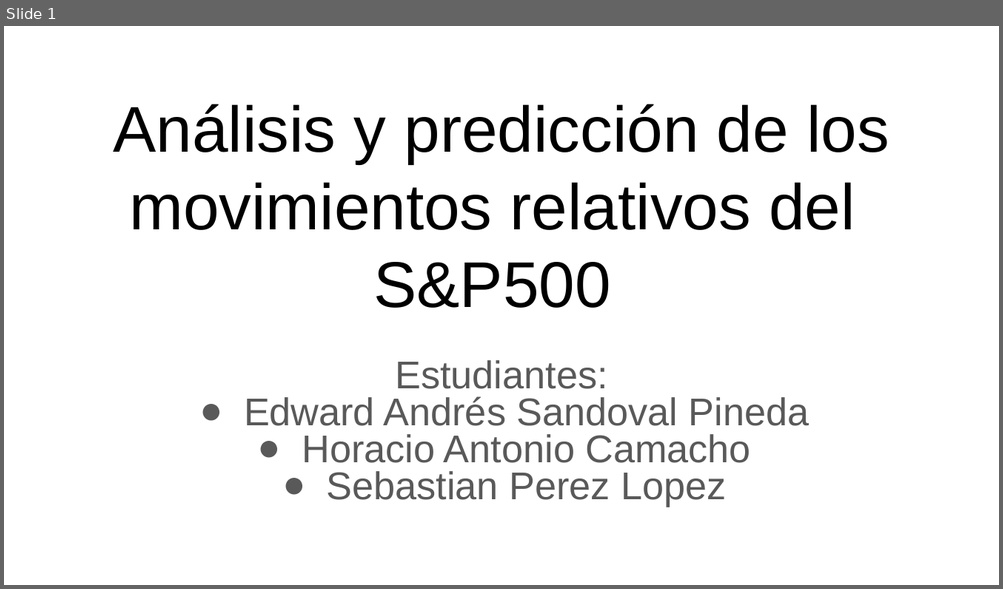
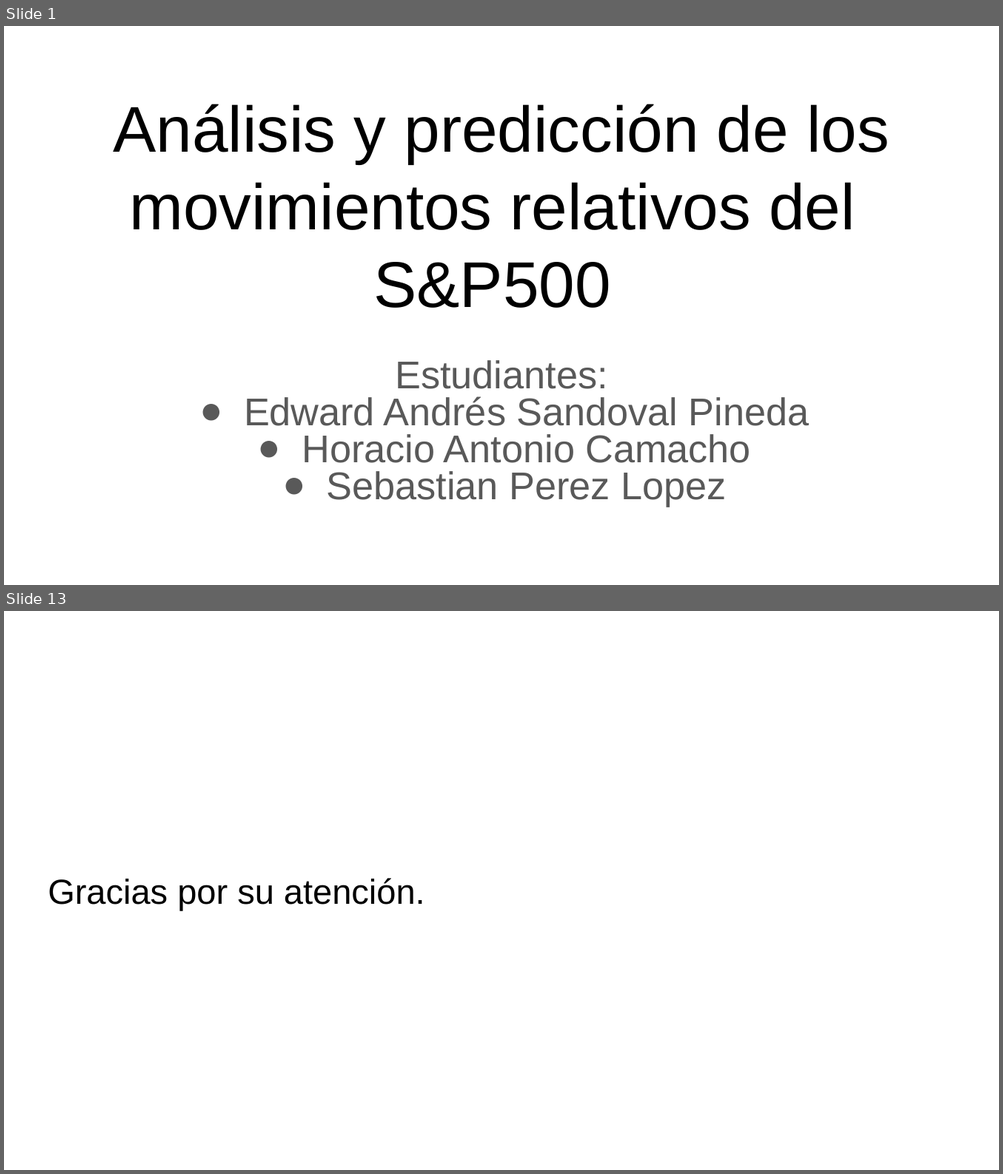
Before and after one commit to Horus19/ProyectoIA, a slide deck: Presentacion.pptx. Shown one above the other, each under a label of ours: slide 1 before the commit, slides 1 and 13 after it; the slides between them are not shown. The pictures are 1003x589 and 1003x1174 pixels, drawn with LibreOffice and Linux fonts; fonts in the diff are those of the drawing. Boxes give left, top, right and bottom in pixels: in the first picture for what was removed or moved away, otherwise in the second. Text is boxed around its words. In the diff, an @@ line names an element or a change of style, - is before the commit and + after.

```diff
--- a/Presentacion.pptx
+++ b/Presentacion.pptx
@@ slide 13 added at <box>4,611,999,1170</box>, background #FFFFFF @@
@@ title added at <box>48,878,425,911</box>, 25.2 pt, text #000000 @@
+Gracias por su atención.
```
Also in this commit, not shown: 10 slides changed, 2 other slides added, 9 other files.
